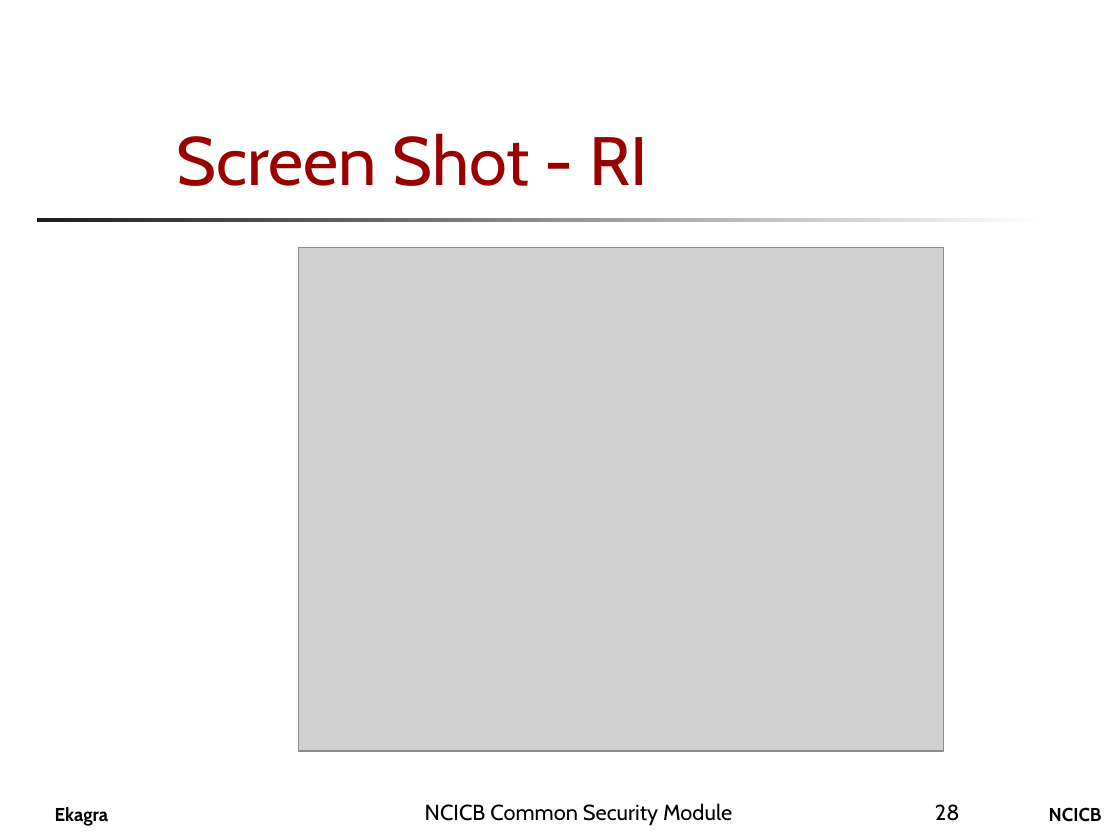
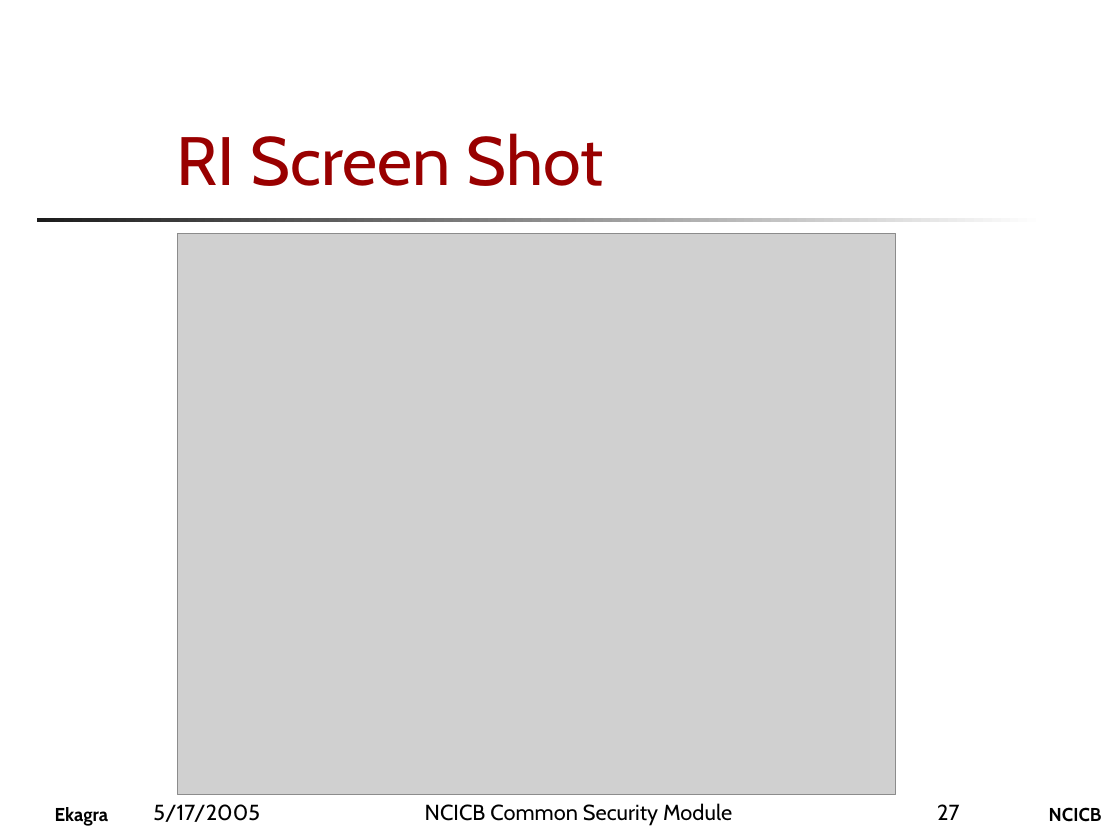
Before and after one commit to CBIIT/common-security-module-docs, a slide deck: slide 27 of Presentations/CSM_Presentation.ppt (slide 28 before the commit). Drawn at 1120x840 pixels with LibreOffice and Linux fonts; fonts in the diff are those of the drawing; grey boxes stand for pictures; background and template pictures are left out. Boxes give left, top, right and bottom in pixels: in the first picture for what was removed or moved away, otherwise in the second. Text is boxed around its words. In the diff, an @@ line names an element or a change of style, - is before the commit and + after.

```diff
--- a/Presentations/CSM_Presentation.ppt
+++ b/Presentations/CSM_Presentation.ppt
@@ title at (x1=176, y1=133, x2=603, y2=186): text changed @@
-Screen Shot - RI
+RI Screen Shot
@@ picture resized from (x1=298, y1=248, x2=943, y2=752) to (x1=177, y1=233, x2=896, y2=794) @@
@@ text added at (x1=153, y1=804, x2=260, y2=822), 14 pt, text #000000 @@
+5/17/2005
@@ page number at (x1=937, y1=804, x2=959, y2=820): text changed @@
-28
+27
```
Also in this commit, not shown: 30 other slides changed, 3 slides added, 3 slides removed.
